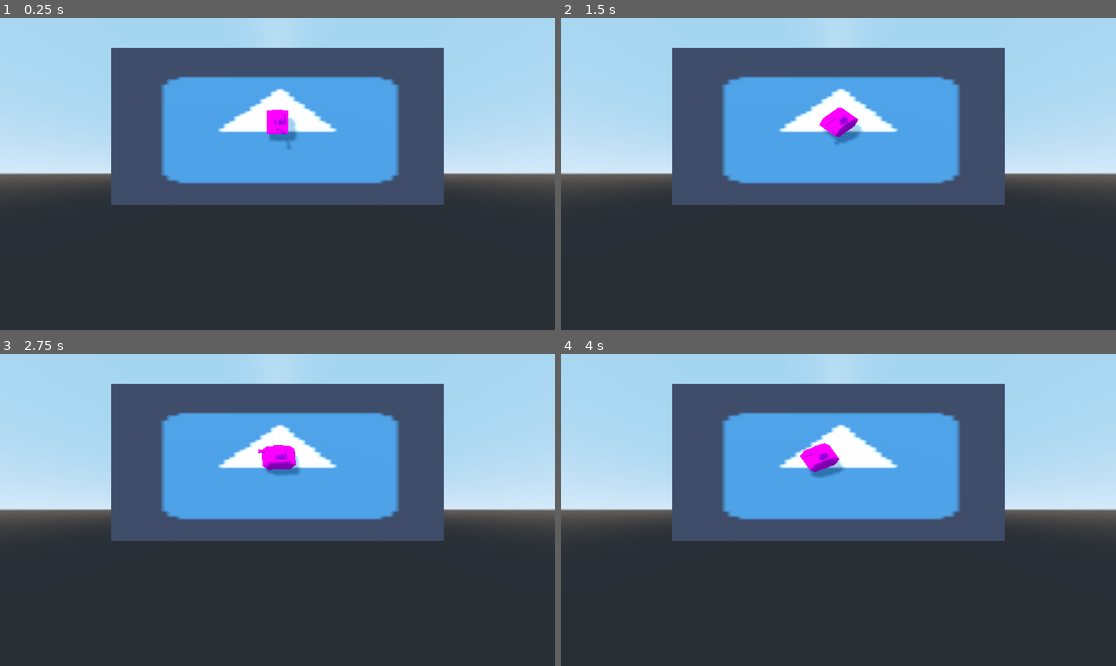
Above: before the commit, frames 1-4 (two rows, left to right).
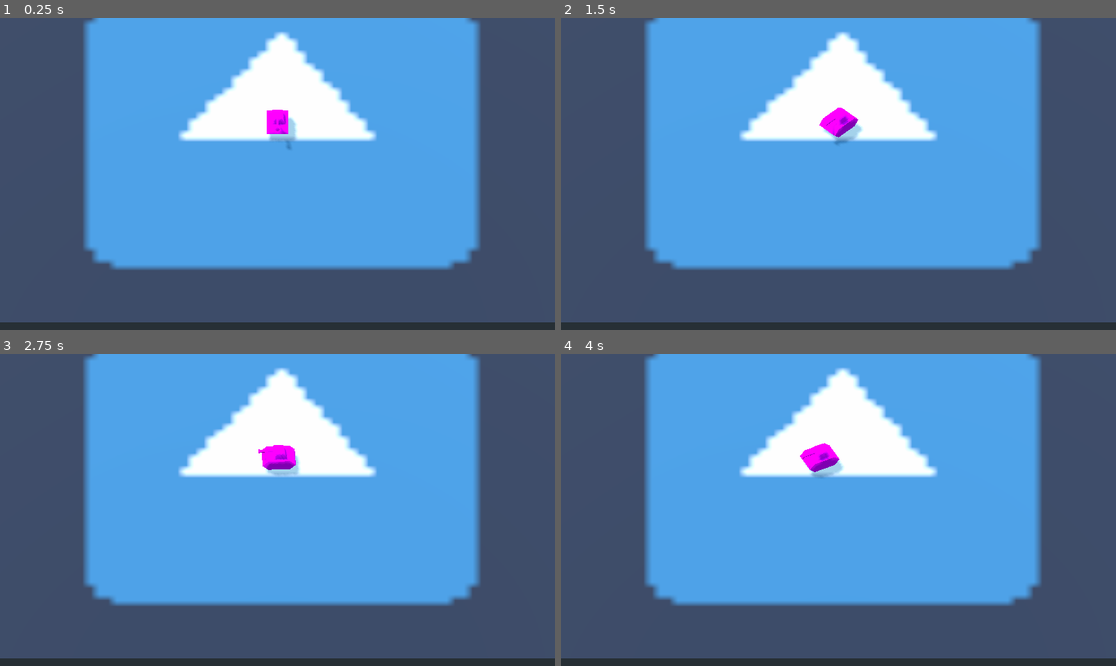
Above: after the commit, the same moments.

Repository: Hasnep/combatanks
Game: Godot game, scene res://World.tscn
Same seed, same stepped clock (60 frames per second), same inputs: the game is played once before the commit and once after it. The engine's default icon, where the game draws it, is replaced by a stand-in: a white triangle on a blue panel in a dark square.
Inputs:
- Up to frame 1 (0.25 s): no input
- Up to frame 2 (1.5 s): tap Enter at 0.5 s; hold Right (turn_right) 0.53-1.28 s; hold Down (move_backward) from 1.28 s (still down)
- Up to frame 3 (2.75 s): tap Space at 2 s; release Down (move_backward) at 2.03 s; hold Right (turn_right) from 2.03 s (still down)
- Up to frame 4 (4 s): release Right (turn_right) at 2.78 s; hold Up (move_forward) 2.78-3.53 s; hold Left (turn_left) from 3.53 s (still down)

The runs differ from the first frame. In frame 1, 88% of the frame differs, in the area x 0-100%, y 0-98%; in frame 2, 88%; in frame 3, 88%; in frame 4, 88%.

Commit message:
Increase floor size

Diff:
--- a/Floor/Floor.tscn
+++ b/Floor/Floor.tscn
@@ -3,7 +3,7 @@
 [ext_resource path="res://icon.png" type="Texture" id=1]
 
 [sub_resource type="PlaneMesh" id=1]
-size = Vector2( 3, 2 )
+size = Vector2( 5, 5 )
 
 [sub_resource type="SpatialMaterial" id=2]
 albedo_texture = ExtResource( 1 )
